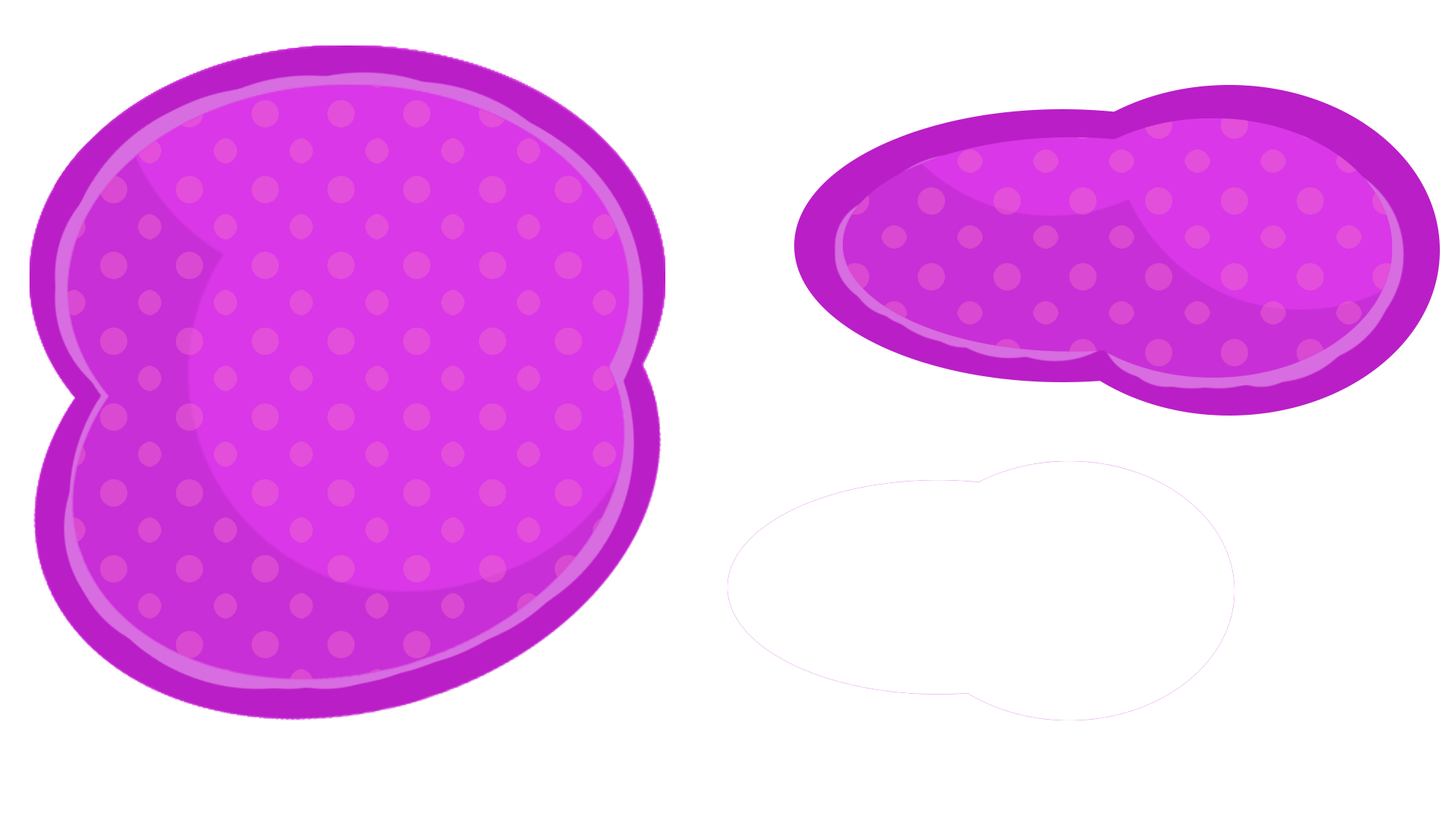
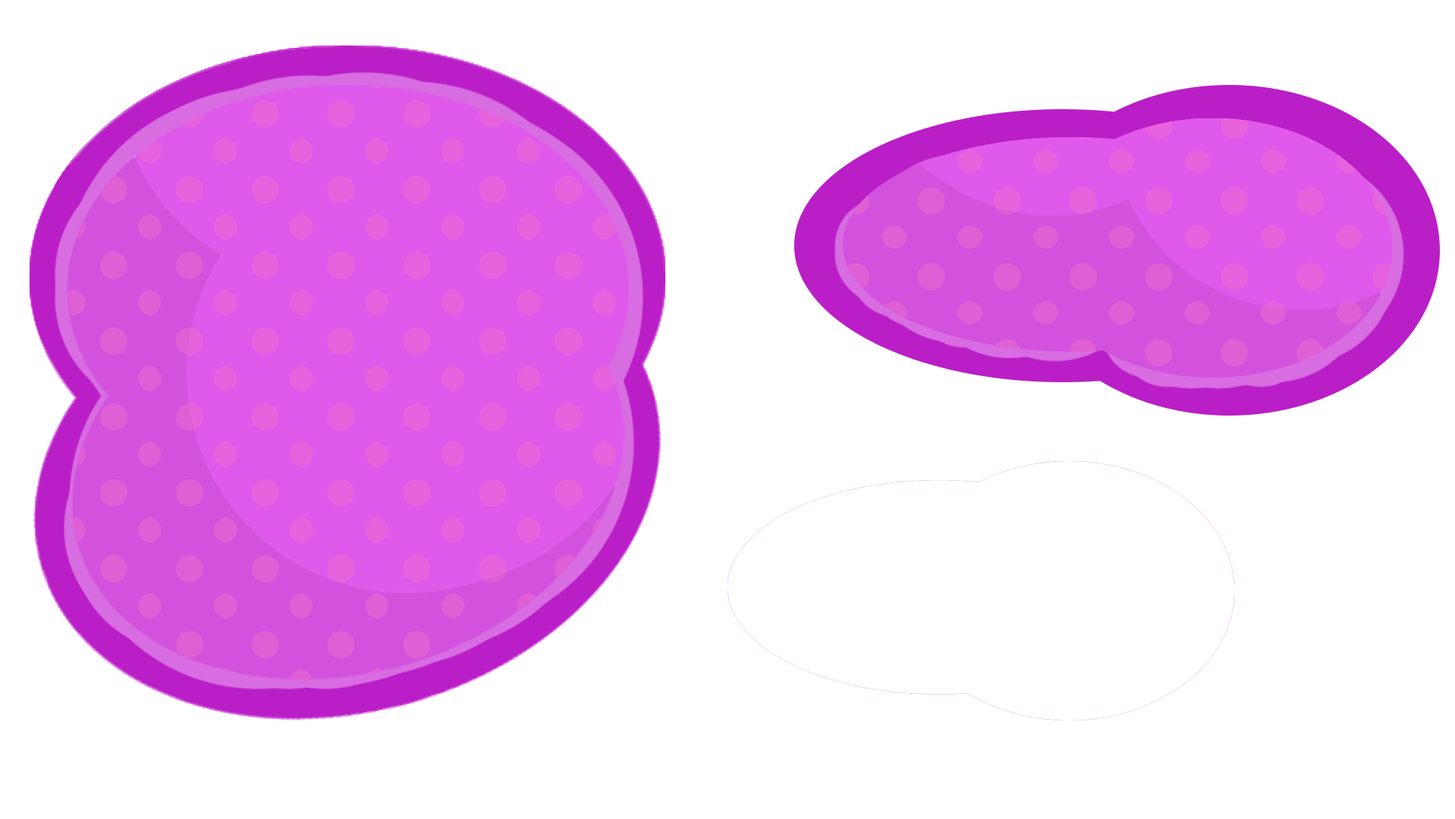
Revision of a layered 1455 × 819 image; what changed, layer by layer:
moved "Layer 14" above "Layer 15", painted on it over [842, 118, 1393, 378]
"Layer 15": opacity 100% → 83%, painted on it over [727, 118, 1393, 721]
"Layer 12": blend lighter color → normal over [29, 45, 658, 721]
moved "Layer 2" above "Layer 4", painted on it over [29, 45, 666, 721]
"Layer 4": opacity 100% → 83%, painted on it over [29, 45, 666, 721]
removed layer "Layer 3" over [29, 45, 666, 721]
